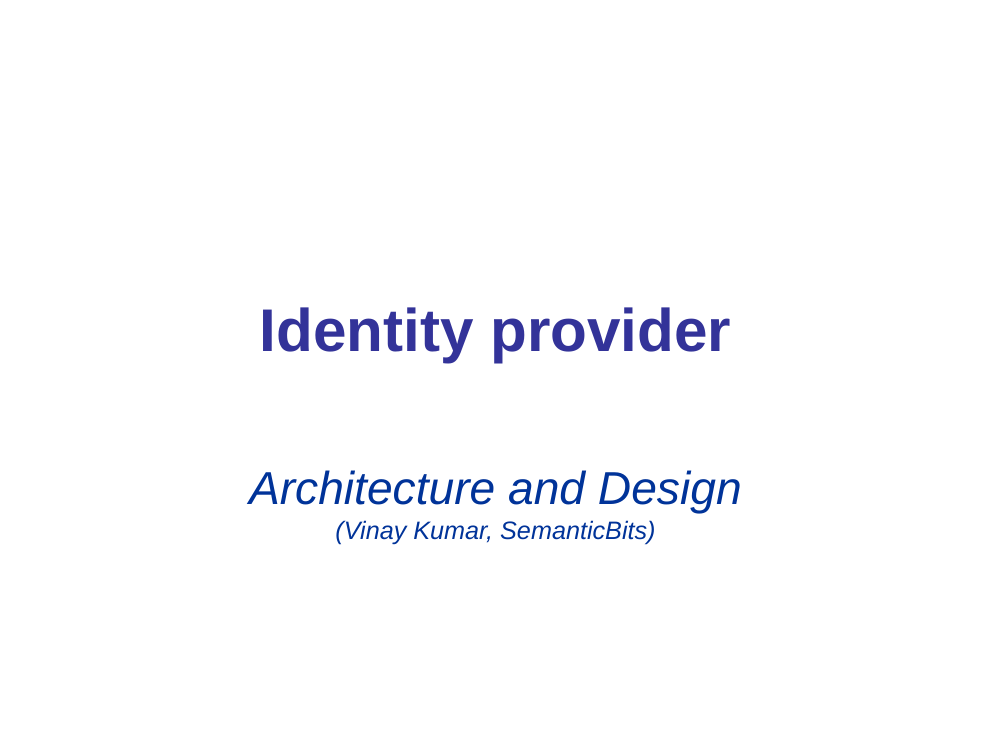
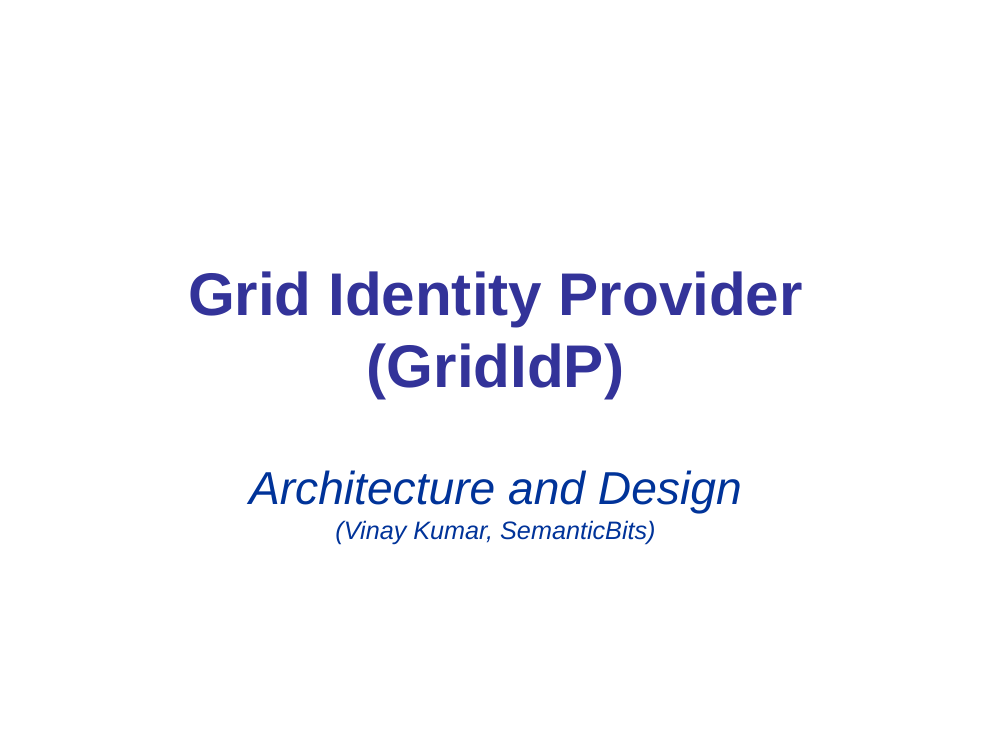
Before and after one commit to NCIP/cagrid-portal, a slide deck: slide 1 of cagrid-1-0/Documentation/presentations/imf-wg/IDP_Design.ppt. Drawn at 1008x756 pixels with LibreOffice and Linux fonts; fonts in the diff are those of the drawing; background and template pictures are left out. Boxes give left, top, right and bottom in pixels: in the first picture for what was removed or moved away, otherwise in the second. Text is boxed around its words. In the diff, an @@ line names an element or a change of style, - is before the commit and + after.

```diff
--- a/cagrid-1-0/Documentation/presentations/imf-wg/IDP_Design.ppt
+++ b/cagrid-1-0/Documentation/presentations/imf-wg/IDP_Design.ppt
@@ title at (188,271,803,398): text changed @@
-Identity provider
+Grid Identity Provider (GridIdP)
```
Also in this commit, not shown: 2 other slides changed, 2 slides added, 1 slide removed.
